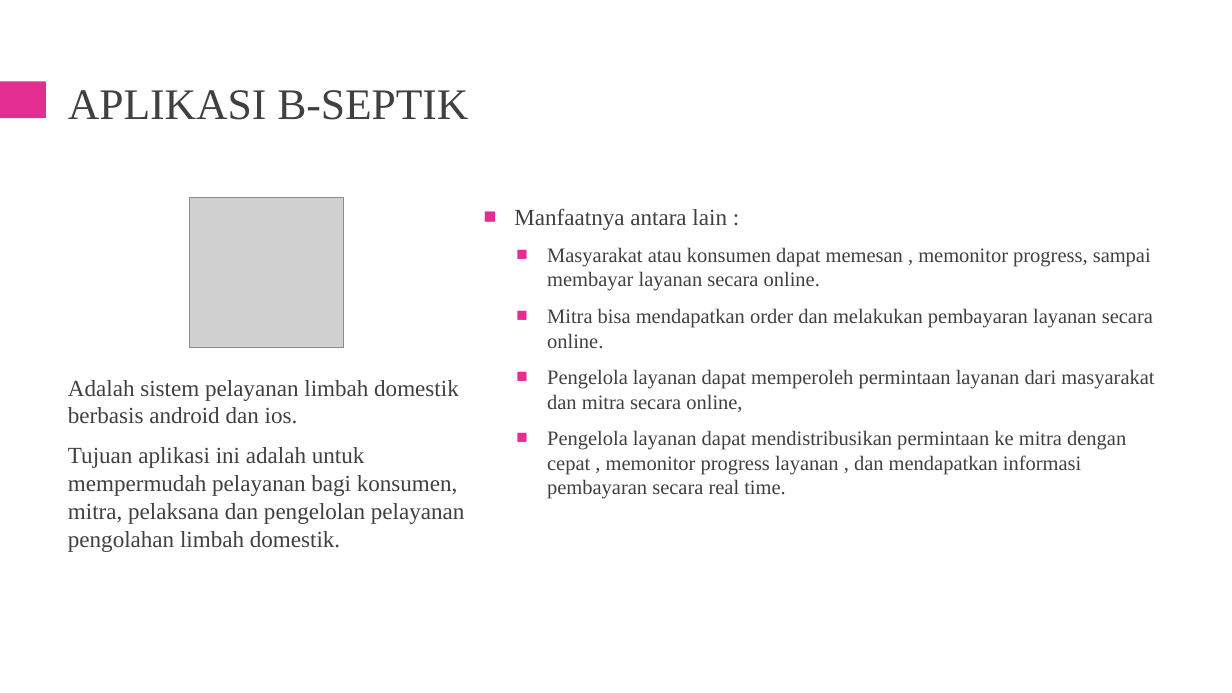
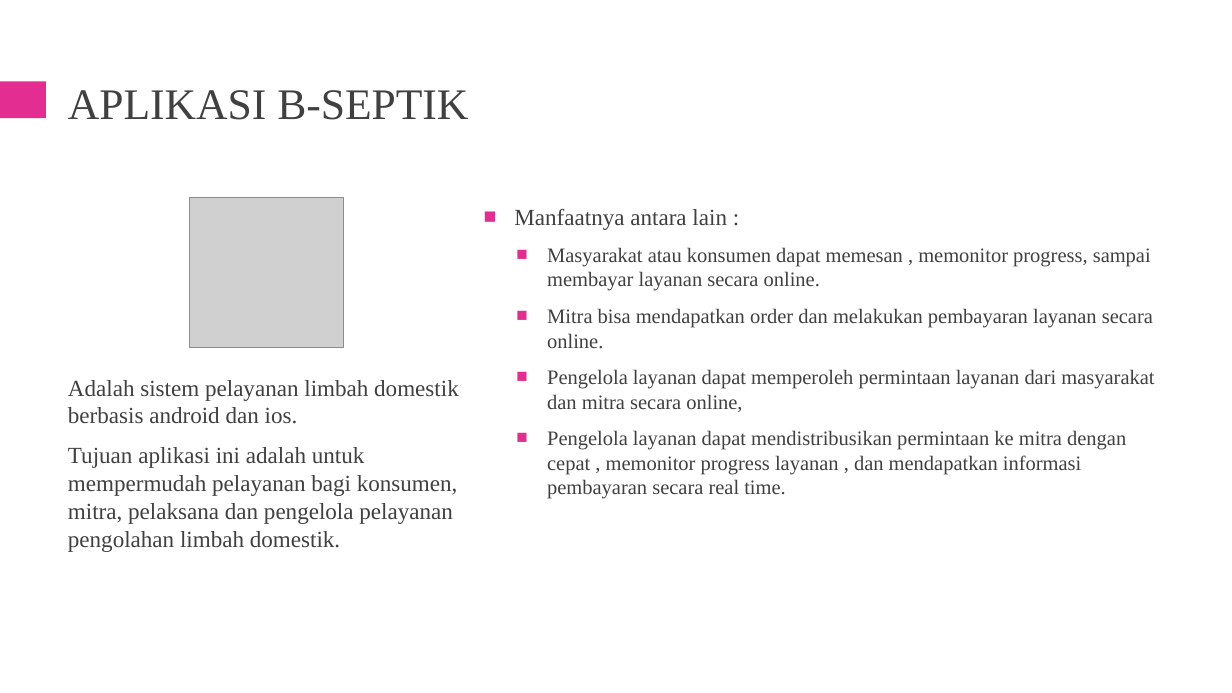
Before and after one commit to palindungan/file_penting_cadangan, a slide deck: slide 4 of PKL Industri 2020/magang_ppt.pptx. Drawn at 1232x693 pixels with LibreOffice and Linux fonts; fonts in the diff are those of the drawing; grey boxes stand for pictures. Boxes give left, top, right and bottom in pixels: in the first picture for what was removed or moved away, otherwise in the second. Text is boxed around its words. In the diff, an @@ line names an element or a change of style, - is before the commit and + after.

```diff
--- a/PKL Industri 2020/magang_ppt.pptx
+++ b/PKL Industri 2020/magang_ppt.pptx
@@ text at [68, 447, 458, 552]: text changed @@
-Tujuan aplikasi ini adalah untuk mempermudah pelayanan bagi konsumen, mitra, pelaksana dan pengelolan pelayanan pengolahan limbah domestik.
+Tujuan aplikasi ini adalah untuk mempermudah pelayanan bagi konsumen, mitra, pelaksana dan pengelola pelayanan pengolahan limbah domestik.
```
Also in this commit, not shown: 3 other files.
